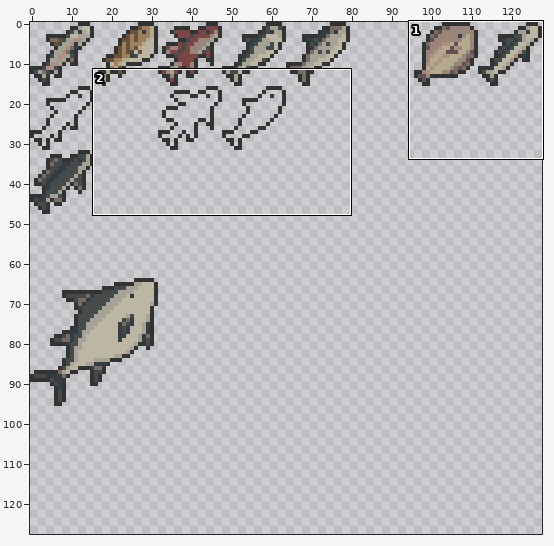
Two versions of one pixel-art file, project/assets/spritesheets/fish.aseprite. Above, an overview of the earlier version with the close-up marked.
Close-up. As it was:
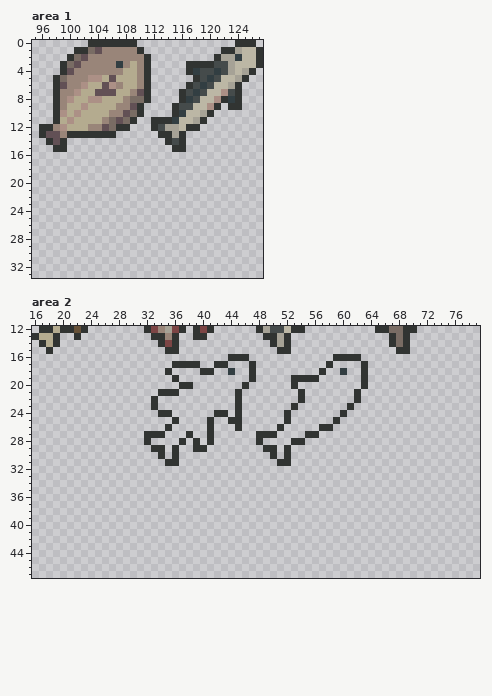
128x128 pixels, 1 frame. Shown: area 1: x 95..127, y 0..33; area 2: x 16..79, y 12..47. The commit also changed other parts of the picture, which this record leaves out.
Now the later version:
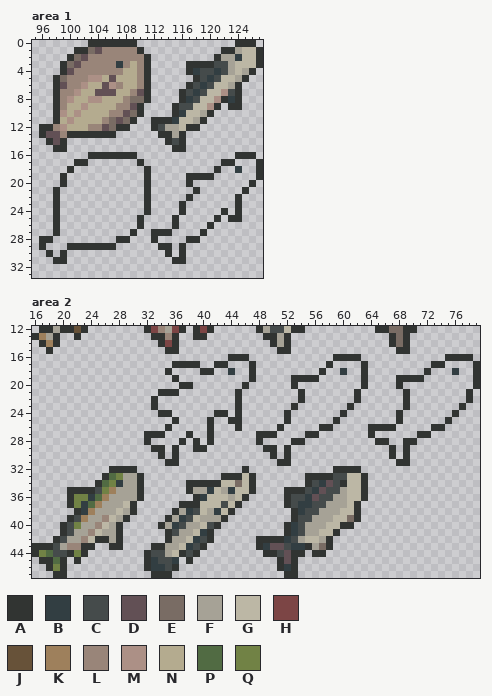
Palette (. is transparent): A #313432  B #323e42  C #454b4b  D #625055  E #796c64  F #a6a296  G #bcb7a5  H #7c4545  J #675239  K #9e805c  L #998579  M #ac9086  N #b4ab8f  P #516b43  Q #718245
From old to new:
--- area 1
@@ x 95..127 @@
 15 ...AA...............AA...........
-16 .................................
-17 .................................
-18 .................................
-19 .................................
-20 .................................
-21 .................................
-22 .................................
-23 .................................
-24 .................................
-25 .................................
-26 .................................
-27 .................................
-28 .................................
-29 .................................
-30 .................................
-31 .................................
+16 ........AAAAAAA..............AAA.
+17 ......AA.......A...........AA...A
+18 .....A..........A.........A..B..A
+19 ....A...........A.....AAAA......A
+20 ....A...........A.....A........A.
+21 ...A............A......A......A..
+22 ...A............A.....A......A...
+23 ...A............A....A.......A...
+24 ...A............A....A.....A.A...
+25 ...A...........A....A.....A.AA...
+26 ...A...........A....A....A.......
+27 ...A..........A..AAA....A........
+28 .AA.........AA...A....AA.........
+29 .A...AAAAAAA......AA.A...........
+30 ..A.A..............A.A...........
+31 ...AA...............AA...........
 32 .................................
--- area 2
@@ x 16..79 @@
-12 .AANAAJA........AHLFHA.AHA......AFCCGAA..........AAEEAA.........
-13 ANNA..A..........AALA..AA........AAFA..............AEA..........
-14 .ANA..............AHA.............AFA..............AEA..........
+12 .AAFAAJA........AHLFHA.AHA......AFCCGAA..........AAEEAA.........
+13 AKFA..A..........AALA..AA........AAFA..............AEA..........
+14 .AKA..............AHA.............AFA..............AEA..........
 15 ..A................AA..............AA...............AA..........
-16 ............................AAA............AAAA.................
-17 ....................AAAA..AA...A..........A....A................
-18 ...................A....AA..B..A.........A..B..A................
-19 ....................A..........A.....AAAA......A................
-20 .....................AA.......A......A.........A................
-21 ..................AAA........A........A.......A.................
-22 .................A...........A........A.......A.................
-23 .................A...........A.......A.......A..................
-24 ..................AA......AA.A......A.......A...................
-25 ....................A....A..AA......A......A....................
-26 ...................A.....A...A.....A.....AA.....................
-27 ................AAA...A..A......AAA....AA.......................
-28 ................A....A.A.A......A....AA.........................
-29 .................AA.A..AA........AA.A...........................
-30 ..................A.A.............A.A...........................
-31 ...................AA..............AA...........................
-32 ................................................................
-33 ................................................................
-34 ................................................................
-35 ................................................................
-36 ................................................................
-37 ................................................................
-38 ................................................................
-39 ................................................................
-40 ................................................................
-41 ................................................................
-42 ................................................................
-43 ................................................................
-44 ................................................................
-45 ................................................................
-46 ................................................................
-47 ................................................................
+16 ............................AAA............AAAA............AAAA.
+17 ....................AAAA..AA...A..........A....A.........AA....A
+18 ...................A....AA..B..A.........A..B..A........A...B..A
+19 ....................A..........A.....AAAA......A....AAAA.......A
+20 .....................AA.......A......A.........A....A..........A
+21 ..................AAA........A........A.......A......A........A.
+22 .................A...........A........A.......A......A........A.
+23 .................A...........A.......A.......A.......A.......A..
+24 ..................AA......AA.A......A.......A.......A.......A...
+25 ....................A....A..AA......A......A........A......A....
+26 ...................A.....A...A.....A.....AA.....AAAA.....AA.....
+27 ................AAA...A..A......AAA....AA.......A......AA.......
+28 ................A....A.A.A......A....AA..........AA..AA.........
+29 .................AA.A..AA........AA.A..............A.A..........
+30 ..................A.A.............A.A..............A.A..........
+31 ...................AA..............AA...............AA..........
+32 ...........AAAA...............A............AAAA.................
+33 ..........APQFFA...........AAAGA.......AAAACCGGA................
+34 .........APQBFFA......AAAAAGGEGA.......ACBDCAGGA................
+35 .....AAAACQKFFFA......AFFBGFBGGA....AAACBDCCFGGA................
+36 .....AQQBPKFFFFA.......ABGGGFGA.....ACCBDCCFFGGA................
+37 .....AQBPKFFFGA......AAAGGGCGA......ACBBCCFFFGA.................
+38 ......ABKFFFGFA.....AFBCGFBGA........ABCCFFFGGA.................
+39 .....ACKFFLGFA.....AFBCGFFFA.........ACCFFFGGEA.................
+40 ....ACQFFLGFA.....AFBCFFGCA.........ABCFFFGGAA..................
+41 ....ACFFLGFFA......ACFFGBA..........ABCFFGGA....................
+42 ...ACFFLGAAFA......AFFGBCA......AAAABCFGGFA.....................
+43 AAACFLLAA..AA....AAFFGBCA.......ABDDCBBAFEA.....................
+44 AQPCCAQA........ACCFGACA.........AACDAA.AA......................
+45 .AAPA.A.........ABCCB.A............ADA..........................
+46 ..AQA...........ABBCA..............ABA..........................
+47 ...AA............AAA................AA..........................
Where, in picture pixels (left, top, right, bottom), the same in both close-ups:
added: (39, 152, 263, 264)
changed: (39, 326, 60, 347)
added: (32, 354, 480, 578)
